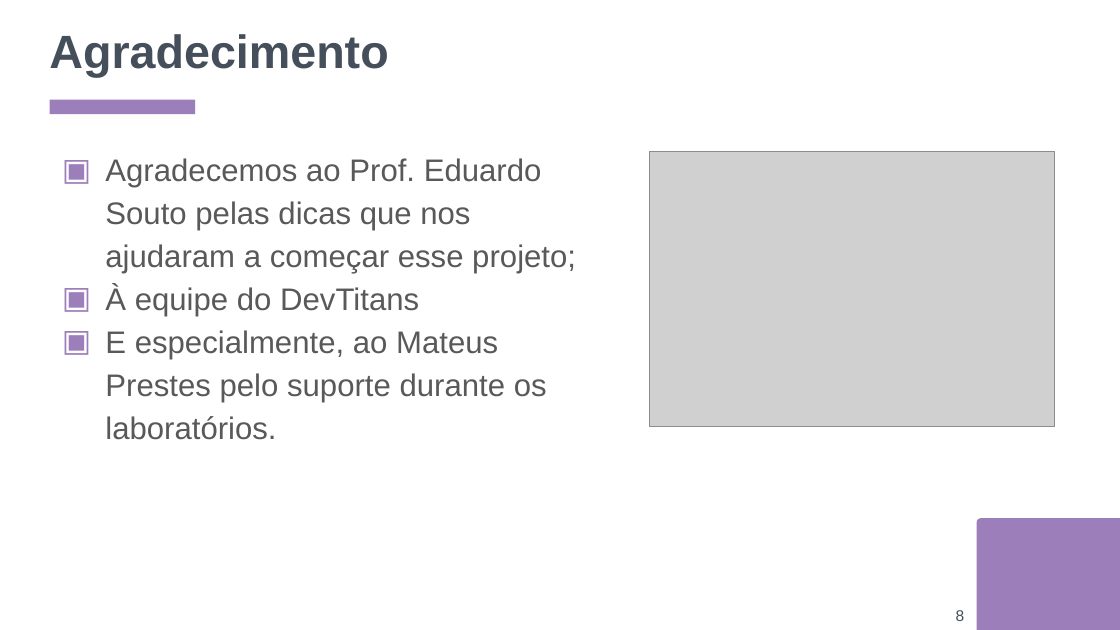
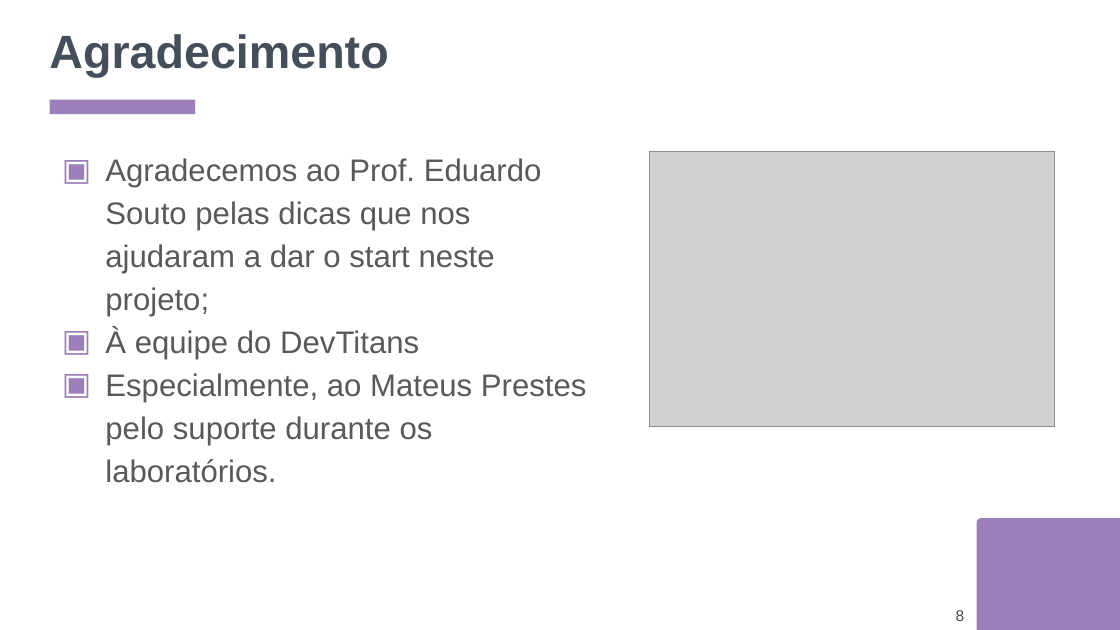
Before and after one commit to NBO2001/InfraDroid, a slide deck: slide 8 of slides/apresentacao_130126.pptx. Drawn at 1120x630 pixels with LibreOffice and Linux fonts; fonts in the diff are those of the drawing; grey boxes stand for pictures. Boxes give left, top, right and bottom in pixels: in the first picture for what was removed or moved away, otherwise in the second. Text is boxed around its words. In the diff, an @@ line names an element or a change of style, - is before the commit and + after.

```diff
--- a/slides/apresentacao_130126.pptx
+++ b/slides/apresentacao_130126.pptx
@@ text at (105,158,542,317): text changed @@
-▣ Agradecemos ao Prof. Eduardo Souto pelas dicas que nos ajudaram a começar esse projeto;
+▣ Agradecemos ao Prof. Eduardo Souto pelas dicas que nos ajudaram a dar o start neste projeto;
@@ text at (105,373,587,483): text changed @@
-▣ E especialmente, ao Mateus Prestes pelo suporte durante os laboratórios.
+▣ Especialmente, ao Mateus Prestes pelo suporte durante os laboratórios.
```
Also in this commit, not shown: 2 other slides changed, 14 other files.
